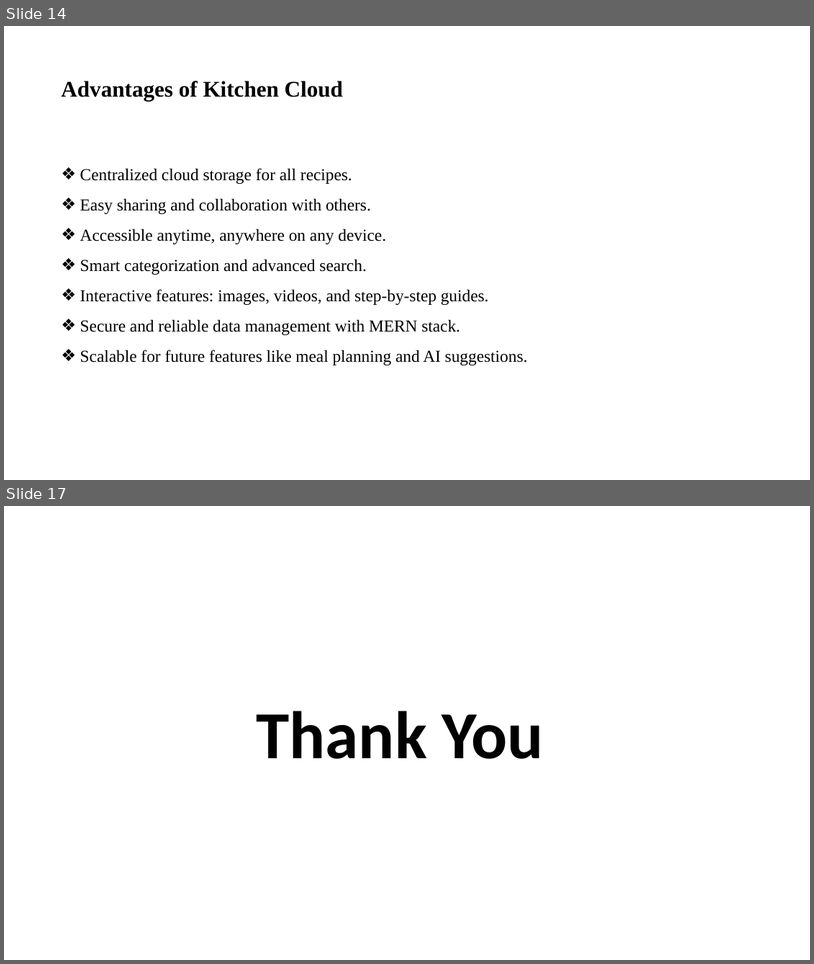
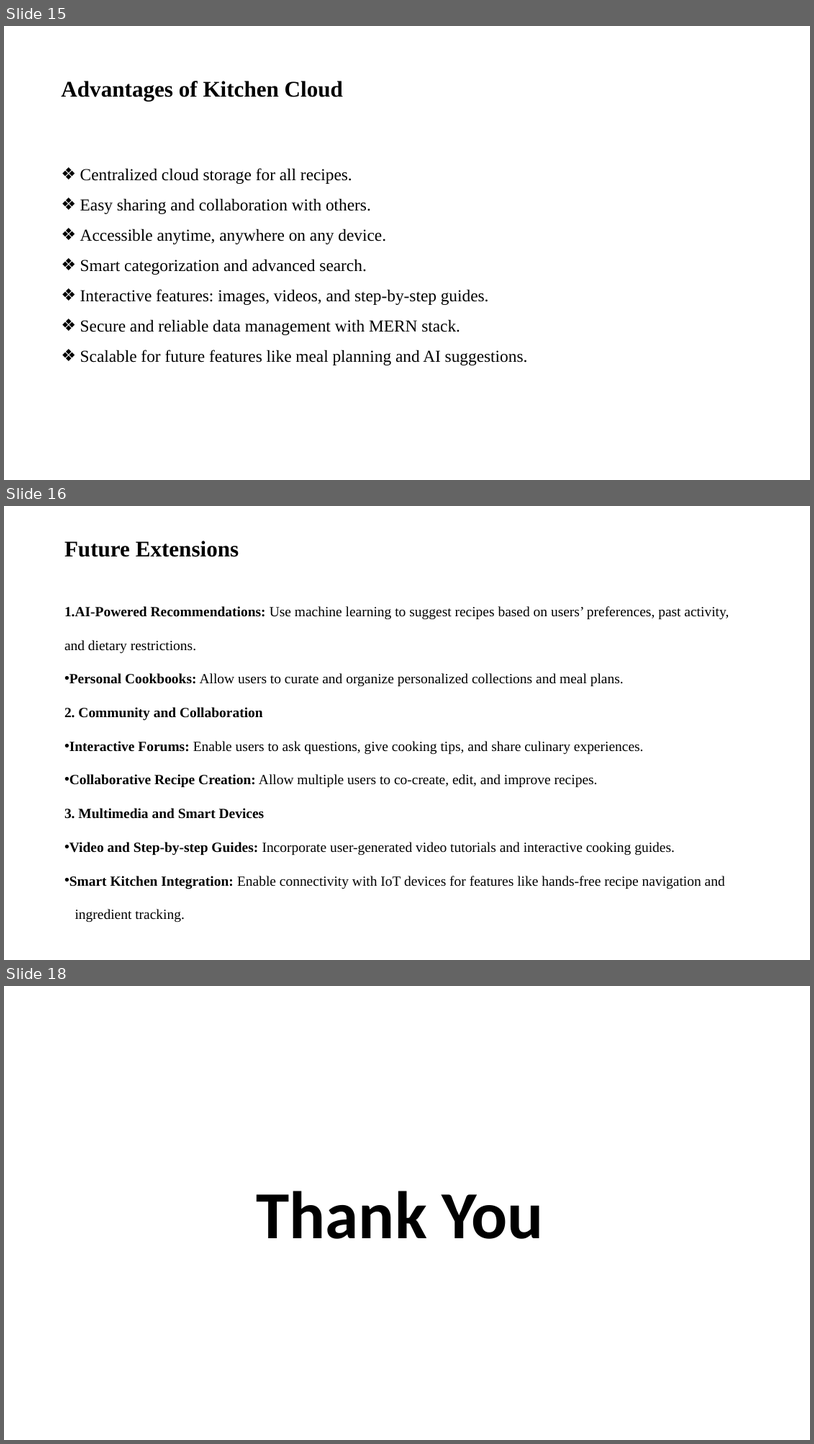
Before and after one commit to pabolukaruna7/kc, a slide deck: c13.pptx. Shown one above the other, each under a label of ours: slides 14 and 17 before the commit, slides 15, 16 and 18 after it; the slides between them are not shown. The pictures are 814x964 and 814x1444 pixels, drawn with LibreOffice and Linux fonts; fonts in the diff are those of the drawing. Boxes give left, top, right and bottom in pixels: in the first picture for what was removed or moved away, otherwise in the second. Text is boxed around its words. In the diff, an @@ line names an element or a change of style, - is before the commit and + after.

```diff
--- a/c13.pptx
+++ b/c13.pptx
@@ slide 16 added at (4, 506, 810, 960), background #FFFFFF @@
@@ title added at (64, 541, 239, 557), 32 pt, text #000000, bold @@
+Future Extensions
@@ text added at (64, 606, 729, 921), 20 pt, text #000000 @@
+1.AI-Powered Recommendations: Use machine learning to suggest recipes based on users’ preferences, past activity, and dietary restrictions.
+• Personal Cookbooks: Allow users to curate and organize personalized collections and meal plans.
+2. Community and Collaboration
+• Interactive Forums: Enable users to ask questions, give cooking tips, and share culinary experiences.
+• Collaborative Recipe Creation: Allow multiple users to co-create, edit, and improve recipes.
+3. Multimedia and Smart Devices
+• Video and Step-by-step Guides: Incorporate user-generated video tutorials and interactive cooking guides.
+• Smart Kitchen Integration: Enable connectivity with IoT devices for features like hands-free recipe navigation and ingredient tracking.
@@ what was slide 14 is now slide 15 @@
@@ what was slide 17 is now slide 18 @@
```
Also in this commit, not shown: 2 slides changed, 7 other slides added, 6 slides removed.
